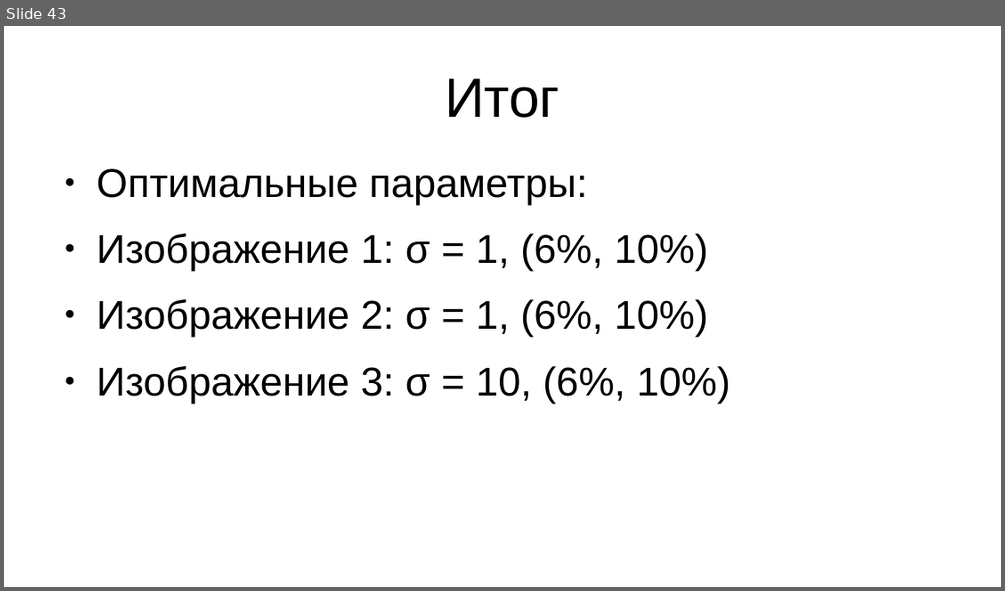
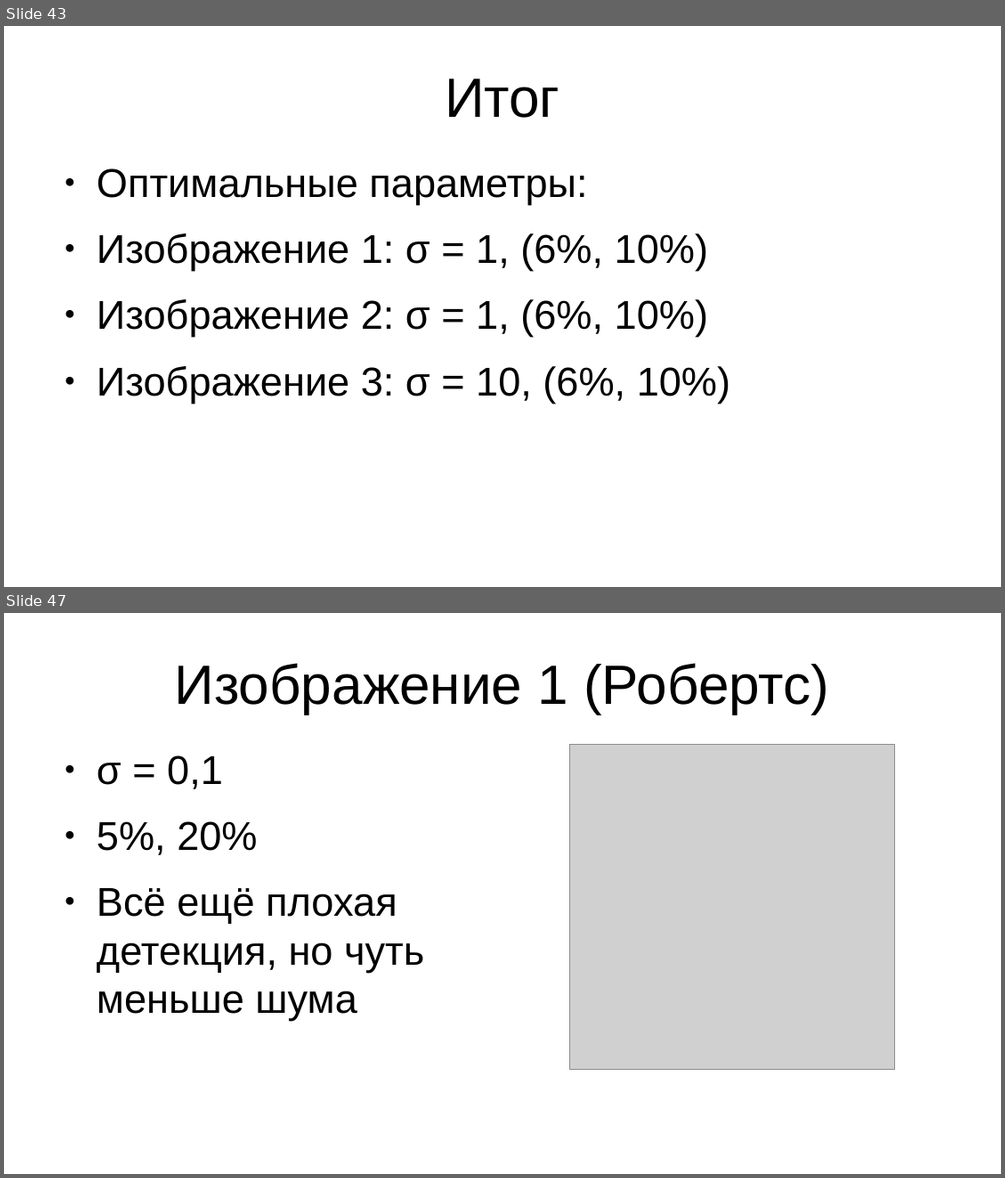
Before and after one commit to AlexeyVorobyev/media-moment-iz-second, a slide deck: report/pres.odp. Shown one above the other, each under a label of ours: slide 43 before the commit, slides 43 and 47 after it; the slides between them are not shown. The pictures are 1005x591 and 1005x1178 pixels, drawn with LibreOffice and Linux fonts; fonts in the diff are those of the drawing; grey boxes stand for pictures. Boxes give left, top, right and bottom in pixels: in the first picture for what was removed or moved away, otherwise in the second. Text is boxed around its words. In the diff, an @@ line names an element or a change of style, - is before the commit and + after.

Commit message:
Презентация: добавлено тестирование Оператора Робертса

```diff
--- a/report/pres.odp
+++ b/report/pres.odp
@@ slide 47 added at (x1=4, y1=613, x2=1001, y2=1174), background #FFFFFF @@
@@ title added at (x1=175, y1=663, x2=829, y2=714), 44 pt, text #000000 @@
+Изображение 1 (Робертс)
@@ picture added at (x1=570, y1=744, x2=896, y2=1070) @@
@@ text added at (x1=97, y1=755, x2=424, y2=1020), 32 pt, text #000000 @@
+● σ = 0,1
+● 5%, 20%
+● Всё ещё плохая детекция, но чуть меньше шума
```
Also in this commit, not shown: 27 slides changed, 28 other slides added.
